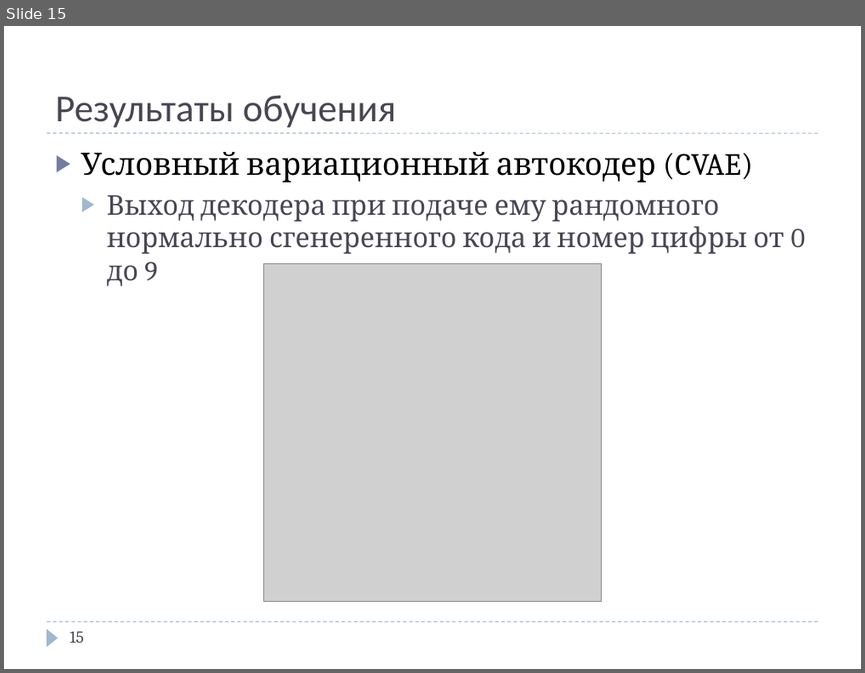
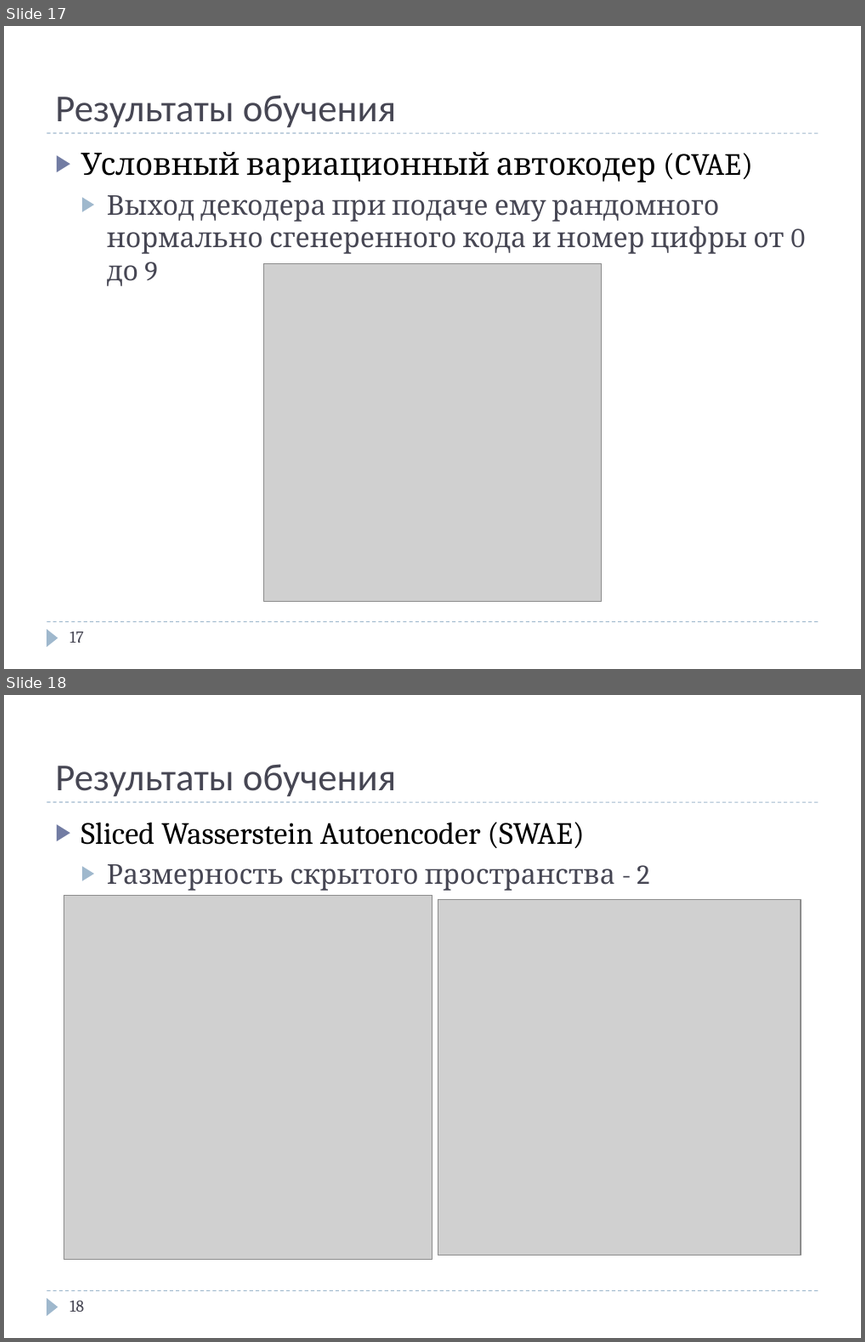
Before and after one commit to Ppasha9/ganfasttraining, a slide deck: presentations/FastGanTraining_Denisov_Pavel.pptx. Shown one above the other, each under a label of ours: slide 15 before the commit, slides 17 and 18 after it. The pictures are 865x673 and 865x1342 pixels, drawn with LibreOffice and Linux fonts; fonts in the diff are those of the drawing; grey boxes stand for pictures. Boxes give left, top, right and bottom in pixels: in the first picture for what was removed or moved away, otherwise in the second. Text is boxed around its words. In the diff, an @@ line names an element or a change of style, - is before the commit and + after.

```diff
--- a/presentations/FastGanTraining_Denisov_Pavel.pptx
+++ b/presentations/FastGanTraining_Denisov_Pavel.pptx
@@ slide 18 added at [4,695,861,1338], background #FFFFFF; not listed: 3 template elements that a slide beside it also shows @@
@@ title added at [55,764,396,797], 32 pt, text #464653 @@
+Результаты обучения
@@ text added at [81,822,649,891], 26 pt, text #000000 @@
+▶ Sliced Wasserstein Autoencoder (SWAE)
+  ▶ Размерность скрытого пространства - 2
@@ picture added at [64,895,432,1259] @@
@@ picture added at [438,900,800,1255] @@
@@ page number added at [69,1300,84,1311], 14 pt, text #464653 @@
+18
@@ what was slide 15 is now slide 17 @@
@@ page number at [69,631,83,642]: text changed @@
-15
+17
```
Also in this commit, not shown: 4 slides changed, 7 other slides added, 1 other file.
